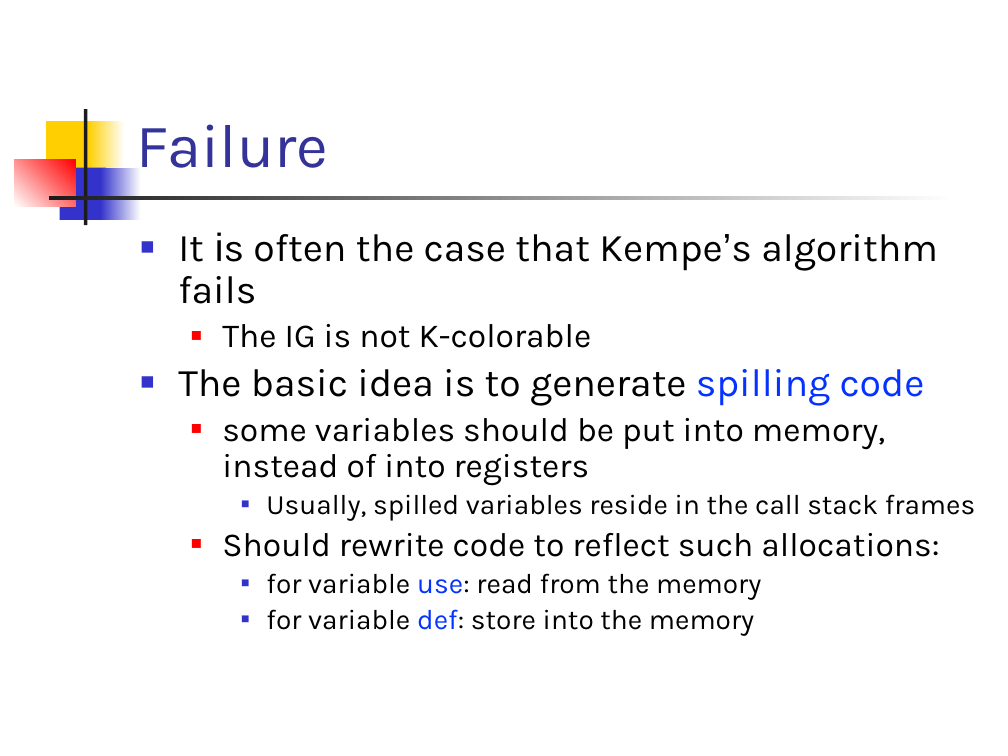
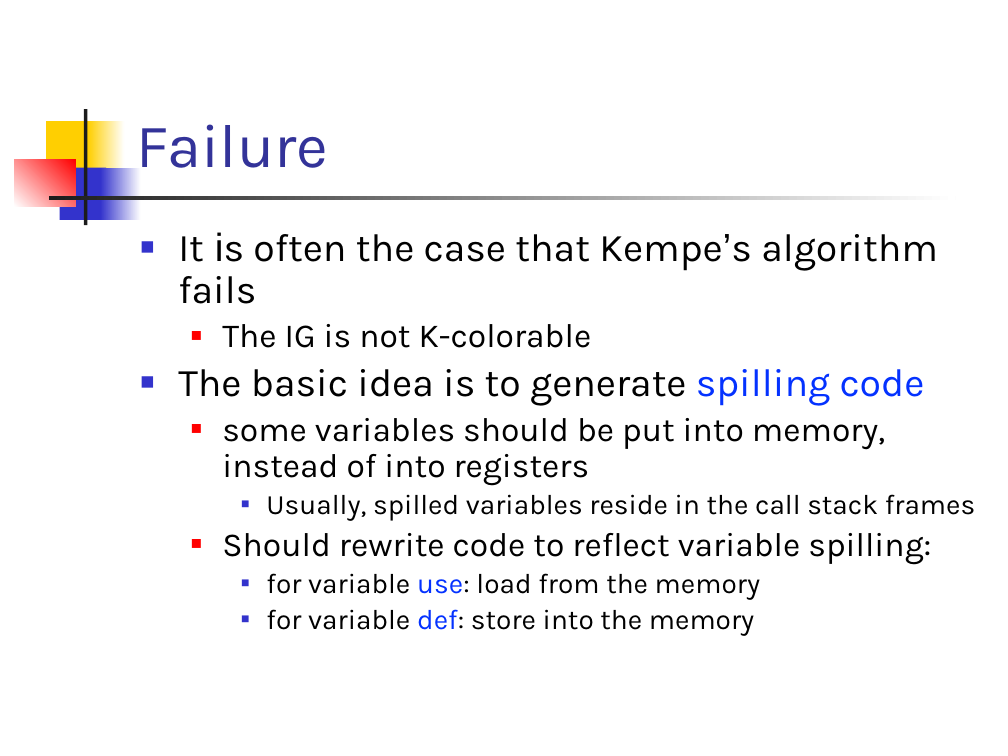
Before and after one commit to csslab-ustc/csslab-ustc.github.io, a slide deck: slide 43 of courses/compiler/slides/lec18-reg-alloc-gc.pptx. Drawn at 1008x756 pixels with LibreOffice and Linux fonts; fonts in the diff are those of the drawing. Boxes give left, top, right and bottom in pixels: in the first picture for what was removed or moved away, otherwise in the second. Text is boxed around its words. In the diff, an @@ line names an element or a change of style, - is before the commit and + after.

```diff
--- a/courses/compiler/slides/lec18-reg-alloc-gc.pptx
+++ b/courses/compiler/slides/lec18-reg-alloc-gc.pptx
@@ text at bbox=[222, 533, 931, 600]: text changed @@
-  ■ Should rewrite code to reflect such allocations:
-    ■ for variable use: read from the memory
+  ■ Should rewrite code to reflect variable spilling:
+    ■ for variable use: load from the memory
```
Also in this commit, not shown: 19 other slides changed, 15 slides added, 28 other files.
